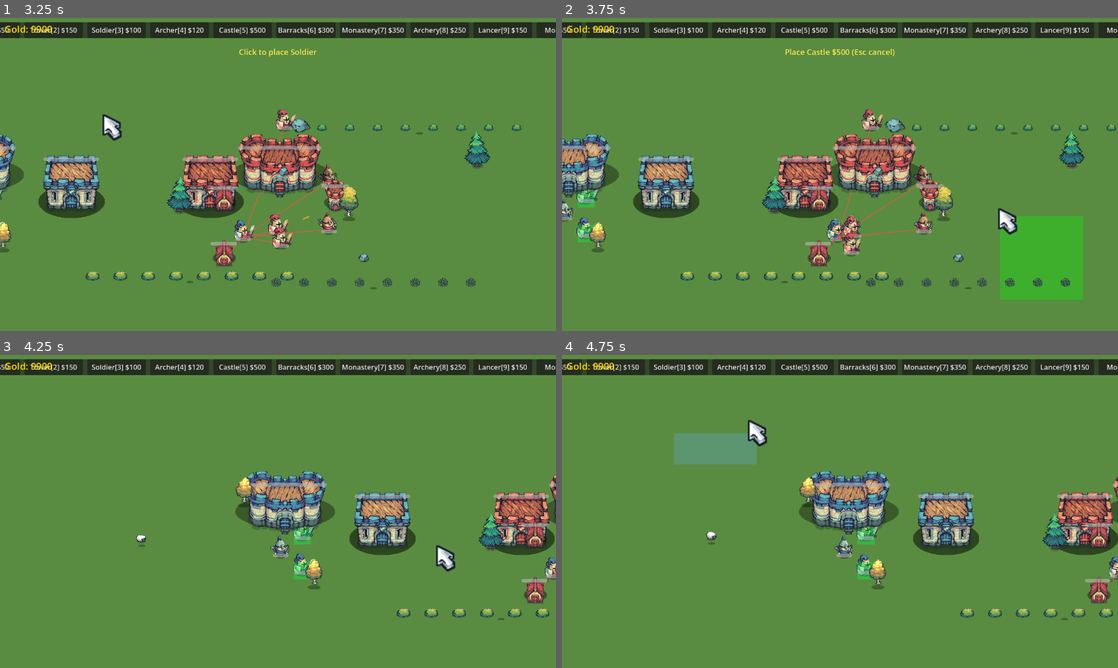
Above: before the commit, frames 1-4 (two rows, left to right).
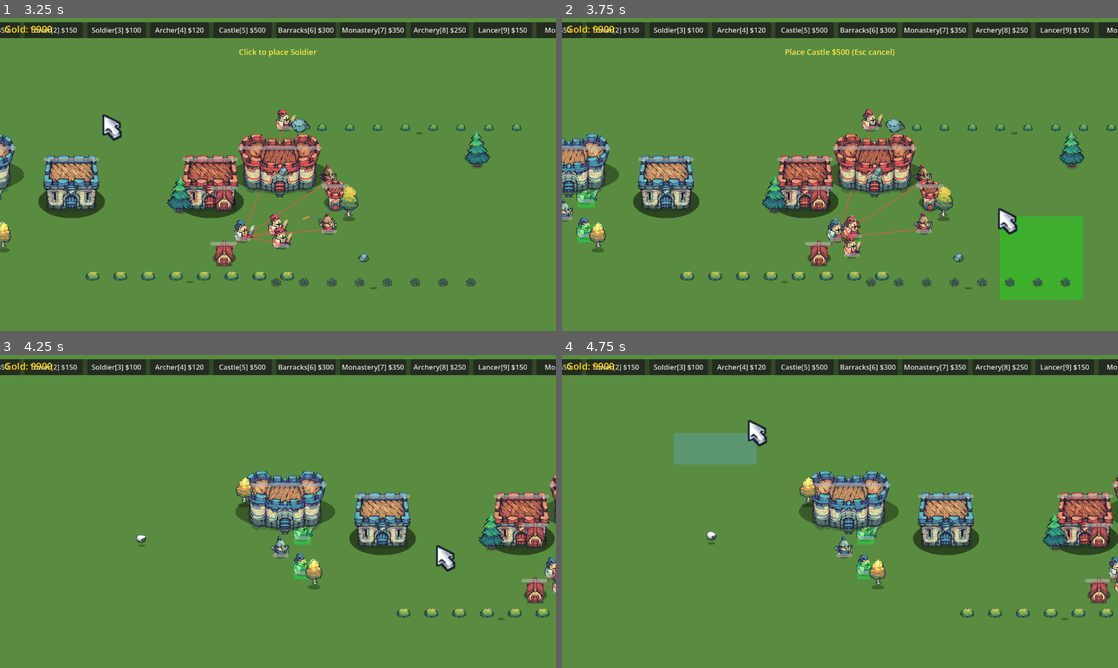
Above: after the commit, the same moments.

Repository: IguanaYu/godot_rts_start
Game: Godot game, scene res://scenes/maps/map_2.tscn
Same seed, same stepped clock (60 frames per second), same inputs: the game is played once before the commit and once after it. This scene is started directly instead of the project's main scene.
Inputs (mouse positions are in pixels of both pictures, inside the frame that each line leads up to):
- Up to frame 1 (3.25 s): tap Enter at 0.5, 2.75 s; move the mouse to (400, 158) at 0.52 s; hold Right 0.53-1.25 s; tap 1 at 0.6 s; click (400, 158) at 0.67 s; tap Space at 0.77 s; drag from (166, 190) to (250, 237) at 1.27 s; move the mouse to (333, 105) at 2.02 s; hold Right 2.03-2.75 s; tap 3 at 2.1 s; drag from (250, 237) to (111, 127) at 2.77 s
- Up to frame 2 (3.75 s): tap Enter at 3.5 s; move the mouse to (1006, 221) at 3.52 s; hold Left from 3.53 s (still down); tap 5 at 3.6 s
- Up to frame 3 (4.25 s): keep holding Left; tap Space at 3.77 s
- Up to frame 4 (4.75 s): release Left at 4.25 s; drag from (673, 464) to (756, 433) at 4.27 s

Frame 1 is identical in both runs. In frame 2, 0.2% of the frame differs, in the area x 49-54%, y 68-77%; in frame 3, less than 0.1%; in frame 4, less than 0.1%.

Commit message:
切线避让v3：统一0.5秒方向锁，防止避让抖动

Diff:
--- a/scripts/unit.gd
+++ b/scripts/unit.gd
@@ -549,6 +549,11 @@
 	return global_position.distance_to(nearest)
 
 func _get_steered_direction(base_dir: Vector2, delta: float) -> Vector2:
+	# 通用1秒方向锁：设定了新方向就锁住不改，防止抖动
+	if _lateral_dir != Vector2.ZERO and _lateral_timer < 0.5:
+		_lateral_timer += delta
+		return _lateral_dir
+
 	var scan_range := 50.0
 
 	# Step 1: 收集前方±60°内的单位（友军+敌军），分左右
@@ -562,7 +567,6 @@
 		for u in get_tree().get_nodes_in_group(group):
 			if u == self or u.is_dead():
 				continue
-			# 排除攻击目标本身，避免追击时躲目标
 			if u == attack_target:
 				continue
 			var to_u: Vector2 = u.global_position - global_position
@@ -578,47 +582,36 @@
 	var has_left: bool = not left_units.is_empty()
 	var has_right: bool = not right_units.is_empty()
 
-	# Step 2: 前方无单位 → 直走
+	# Step 2: 前方无单位 → 直走，清空锁
 	if not has_left and not has_right:
 		_lateral_dir = Vector2.ZERO
 		_lateral_timer = 0.0
 		return base_dir
 
-	# Step 3: 单侧避让
+	# Step 3: 单侧避让 → 锐角切线
 	if has_left != has_right:
-		# 如果横向记忆还有效，继续沿用（防止状态翻转导致抖动）
-		if _lateral_dir != Vector2.ZERO and _lateral_timer < 2.0:
-			_lateral_timer += delta
-			return _lateral_dir
-		# 否则每帧重算
-		_lateral_dir = Vector2.ZERO
+		var units: Array = left_units if has_left else right_units
+		_lateral_dir = _calc_best_tangent(units, base_dir, true, true)
 		_lateral_timer = 0.0
-		var units: Array = left_units if has_left else right_units
-		return _calc_best_tangent(units, base_dir, true, true)
+		return _lateral_dir
 
 	# Step 4: 双侧都有单位
 	var left_acute: Vector2 = _calc_best_tangent(left_units, base_dir, true, true)
 	var right_acute: Vector2 = _calc_best_tangent(right_units, base_dir, true, true)
 
-	# 判断切线在同侧还是对侧
 	var left_cross: float = left_acute.cross(base_dir)
 	var right_cross: float = right_acute.cross(base_dir)
 	var same_side: bool = (left_cross > 0) == (right_cross > 0)
 
 	if same_side:
 		# 4a: 同侧堵塞 → 选角度更大的切线
-		_lateral_dir = Vector2.ZERO
-		_lateral_timer = 0.0
 		var la: float = abs(left_acute.angle_to(base_dir))
 		var ra: float = abs(right_acute.angle_to(base_dir))
-		return left_acute if la > ra else right_acute
-
-	# 4b: 对侧拥堵 → 扩大扫描到±120°
-	_lateral_timer += delta
-	if _lateral_dir != Vector2.ZERO and _lateral_timer < 2.0:
+		_lateral_dir = left_acute if la > ra else right_acute
+		_lateral_timer = 0.0
 		return _lateral_dir
 
-	# 扩大扫描：60°~120° 每侧
+	# 4b: 对侧拥堵 → 扩大扫描到±120°，钝角切线横向躲避
 	for group in [ally_group, enemy_group]:
 		for u in get_tree().get_nodes_in_group(group):
 			if u == self or u.is_dead() or u == attack_target:
